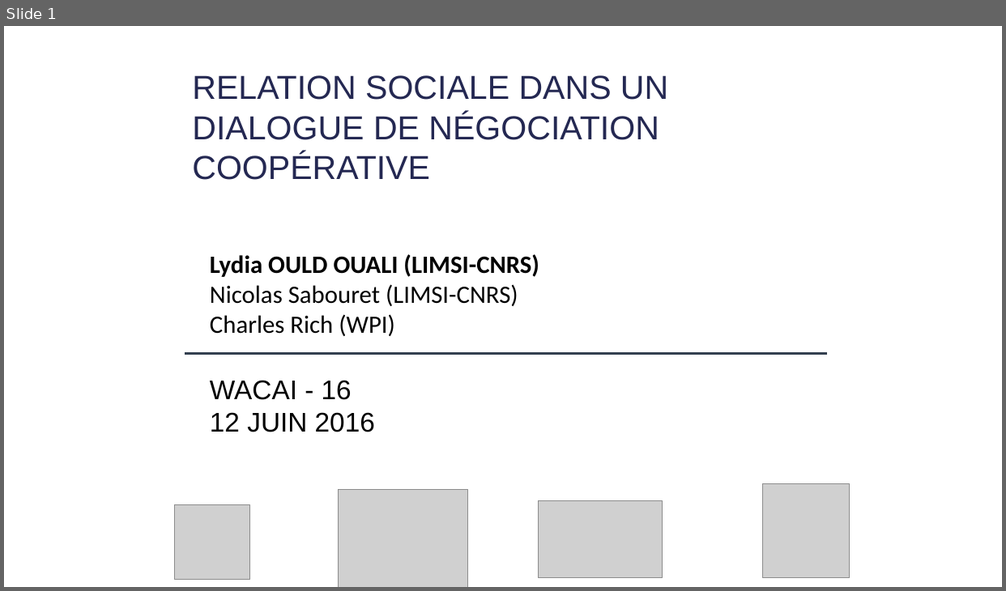
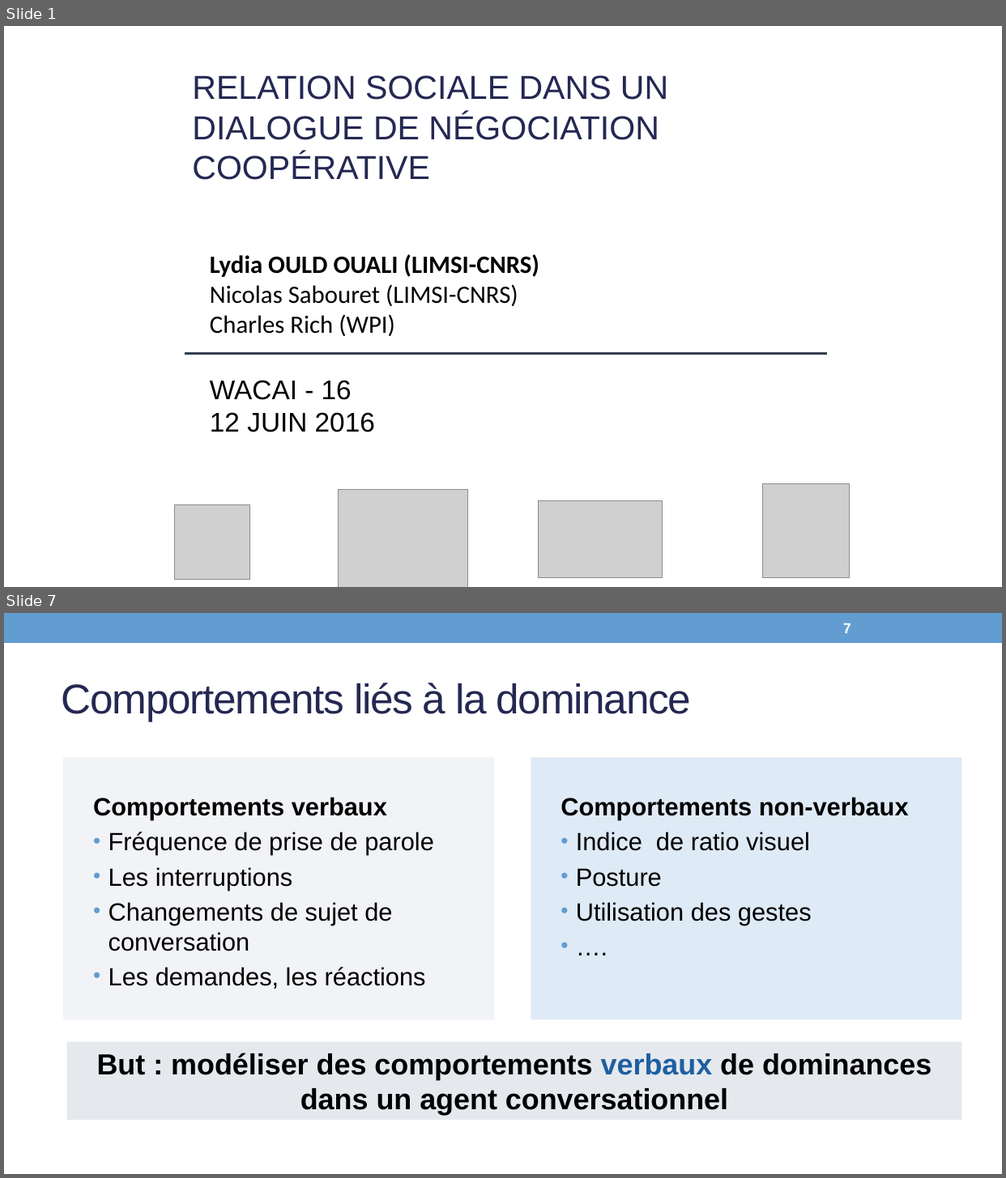
Before and after one commit to Olydia/Discolog, a slide deck: papers/Presentations/WACAI.pptx. Shown one above the other, each under a label of ours: slide 1 before the commit, slides 1 and 7 after it; the slides between them are not shown. The pictures are 1006x591 and 1006x1178 pixels, drawn with LibreOffice and Linux fonts; fonts in the diff are those of the drawing; grey boxes stand for pictures. Boxes give left, top, right and bottom in pixels: in the first picture for what was removed or moved away, otherwise in the second. Text is boxed around its words. In the diff, an @@ line names an element or a change of style, - is before the commit and + after.

```diff
--- a/papers/Presentations/WACAI.pptx
+++ b/papers/Presentations/WACAI.pptx
@@ slide 7 added at (4,613,1002,1174), background #FFFFFF @@
@@ rectangle added at (4,613,1002,643), fill #629DD1 @@
@@ page number added at (843,623,851,633), 14 pt, text #FFFFFF, bold @@
+7
@@ title added at (62,683,692,722), 40 pt, text #242852 @@
+Comportements liés à la dominance
@@ text added at (63,757,494,1020), fill #E5E9EE at 52% opacity, 24 pt, text #000000 @@
+  Comportements verbaux
+  • Fréquence de prise de parole
+  • Les interruptions
+  • Changements de sujet de conversation
+  • Les demandes, les réactions
@@ rectangle added at (531,757,962,1020), fill #C0D8ED at 52% opacity, 24 pt, text #000000 @@
+  Comportements non-verbaux
+  • Indice de ratio visuel
+  • Posture
+  • Utilisation des gestes
+  • ….
@@ rectangle added at (67,1042,962,1120), fill #E5E9EE, 28 pt, text #000000, bold @@
+But : modéliser des comportements verbaux de dominances dans un agent conversationnel
```
Also in this commit, not shown: 9 slides changed, 6 other slides added, 3 slides removed, 1 other file.
